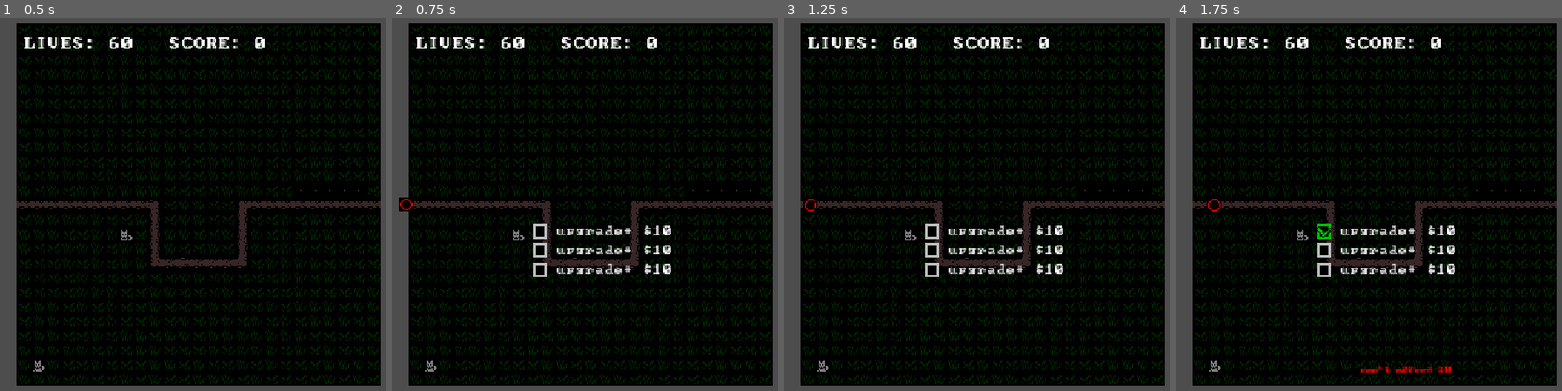
Above: before the commit, frames 1-4 (left to right).
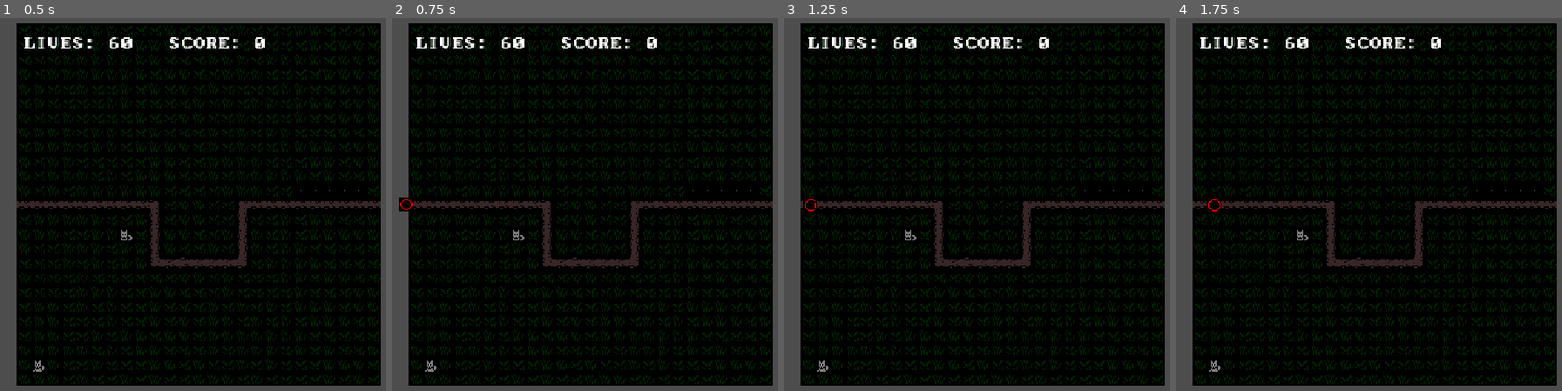
Above: after the commit, the same moments.

Repository: wonderzombie/godot-bubbles-td
Game: Godot game, scene res://scenes/main.tscn
Same seed, same stepped clock (60 frames per second), same inputs: the game is played once before the commit and once after it.
Inputs (mouse positions are in pixels of both pictures, inside the frame that each line leads up to):
- Up to frame 1 (0.5 s): no input
- Up to frame 2 (0.75 s): tap Enter at 0.5 s; move the mouse to (743, 185) at 0.52 s; hold 1 (first_balloon) from 0.53 s (still down); click (743, 185) at 0.67 s
- Up to frame 3 (1.25 s): keep holding 1 (first_balloon)
- Up to frame 4 (1.75 s): release 1 (first_balloon) at 1.25 s; click (1369, 230) at 1.25 s, where only the run before the commit has a clickable "upgrade+"

Frame 1 is identical in both runs. In frame 2, 1.3% of the frame differs, in the area x 36-73%, y 55-70%; in frame 3, 1.3%; in frame 4, 1.6%, in the area x 36-73%, y 55-96%.

Commit message:
use timer & _process for tower cooldowns

Diff:
--- a/resources/dog_tower_i.tres
+++ b/resources/dog_tower_i.tres
@@ -4,6 +4,6 @@
 
 [resource]
 script = ExtResource("1_5hwbq")
-attack_cooldown = 2.25
+attack_cooldown = 1.95
 hits_per_rock = 1
 metadata/_custom_type_script = "uid://bp0agepknailt"
--- a/resources/green_bubble.tres
+++ b/resources/green_bubble.tres
@@ -5,7 +5,7 @@
 [resource]
 script = ExtResource("1_e5t5j")
 color = Color(0, 1, 0, 1)
-speed = 30.0
+speed = 28.0
 max_hits = 3
 value = 20
 penalty = 3
--- a/resources/tower_stats.gd
+++ b/resources/tower_stats.gd
@@ -3,7 +3,7 @@
 @export var detection_radius: float = 36.0
 @export var attack_cooldown: float = 2.05
 @export var hits_per_rock: int = 2
-@export var rock_range: int = 12 * 3 * 1
+@export var rock_range: int = 12 * 3 * 1 + 6
 
 enum Ty {
 	DOG_I,
--- a/scripts/bubble.gd
+++ b/scripts/bubble.gd
@@ -75,6 +75,7 @@
 
 func get_hit(_hitter: Area2D) -> void:
 	self.hits_remaining -= 1
+	prints("! hits remaining", self.hits_remaining)
 	if self.hits_remaining > 0:
 		return
 
--- a/scripts/tower_dog.gd
+++ b/scripts/tower_dog.gd
@@ -2,24 +2,25 @@
 
 signal clicked
 
+@export var timer: Timer
 @export var stats: TowerStats
 
 var detection_radius: float:
 	get(): return stats.detection_radius
 var attack_cooldown: float:
 	get(): return stats.attack_cooldown
-var rock_range: int:
+var rock_range: float:
 	get(): return stats.rock_range
 var hits_per_rock: int:
 	get(): return stats.hits_per_rock
 
+var cooldown: float
 var attack_tween: Tween
 var thrown_rocks: int
 var detection_area: Area2D
 var current_target: Area2D
 var coll_shape: CollisionShape2D
 
-# Called when the node enters the scene tree for the first time.
 func _ready() -> void:
 	self.detection_area = get_node("Area2D")
 	self.detection_area.area_entered.connect(enemy_detected)
@@ -29,31 +30,37 @@
 	if coll_shape.shape is CircleShape2D:
 		coll_shape.shape.radius = detection_radius
 
+	self.timer = Timer.new()
+	timer.wait_time = stats.attack_cooldown
+	timer.one_shot = true
+	self.add_child(timer)
+
 func enemy_detected(intruder: Area2D) -> void:
 	prints("detected:", named(intruder))
-	if !self.attack_tween:
-		init_attack_cycle()
+	if !self.current_target:
+		self.current_target = intruder
 
-func init_attack_cycle() -> void:
-	self.attack_tween = create_tween()
-	self.attack_tween.tween_callback(try_throw_rock as Callable)
-	self.attack_tween.tween_interval(self.attack_cooldown)
-	self.attack_tween.set_loops()
+
+func _process(_delta: float) -> void:
+	if !detection_area.has_overlapping_areas():
+		return
+
+	if !current_target or current_target.is_queued_for_deletion():
+		self.current_target = detection_area.get_overlapping_areas().front()
+
+	if timer.is_stopped() || timer.time_left == 0:
+		prints("time left is 0")
+		try_throw_rock(self.current_target)
+		timer.start()
 
 func enemy_lost(lost: Area2D) -> void:
 	prints("target lost:", named(lost))
 	if lost == self.current_target:
 		self.current_target = null
+	if !detection_area.has_overlapping_areas():
+		self.timer.stop()
 
-func try_throw_rock() -> void:
-	if !detection_area.has_overlapping_areas():
-		return
-
-	if !self.current_target or self.current_target.is_queued_for_deletion():
-		self.current_target = detection_area.get_overlapping_areas().front()
-
-	prints("throwing rock at", named(self.current_target))
-
+func try_throw_rock(target: Area2D) -> bool:
 	var rock: Rock = get_node("Rock").duplicate()
 	rock.hits = self.hits_per_rock
 
@@ -62,20 +69,23 @@
 	rock.visible = true;
 
 	rock.position = Vector2.ZERO
-	rock.look_at(current_target.global_position)
+	rock.look_at(target.global_position)
 
 	var target_position: Vector2 = Vector2.RIGHT.rotated(rock.rotation) * self.rock_range;
 
 	var throw_tween = create_tween()
-	throw_tween.tween_property(rock, "position", target_position, 0.3)
+	throw_tween.tween_property(rock, "position", target_position, 0.25)
 	throw_tween.tween_callback(rock.queue_free);
 	thrown_rocks += 1
+	prints("! rock away !")
+	return true
 
 func named(area: Area2D) -> String:
 	return area.get_parent().name
 
 func _unhandled_input(event: InputEvent) -> void:
-	var mouse_over = self.get_rect().has_point(self.get_local_mouse_position())
+	if !self.get_rect().has_point(self.get_local_mouse_position()):
+		return
 	var mouse_event := event as InputEventMouseButton
 	if mouse_event and mouse_event.pressed and mouse_event.button_index == MOUSE_BUTTON_LEFT:
 		prints("clicked me", self)
